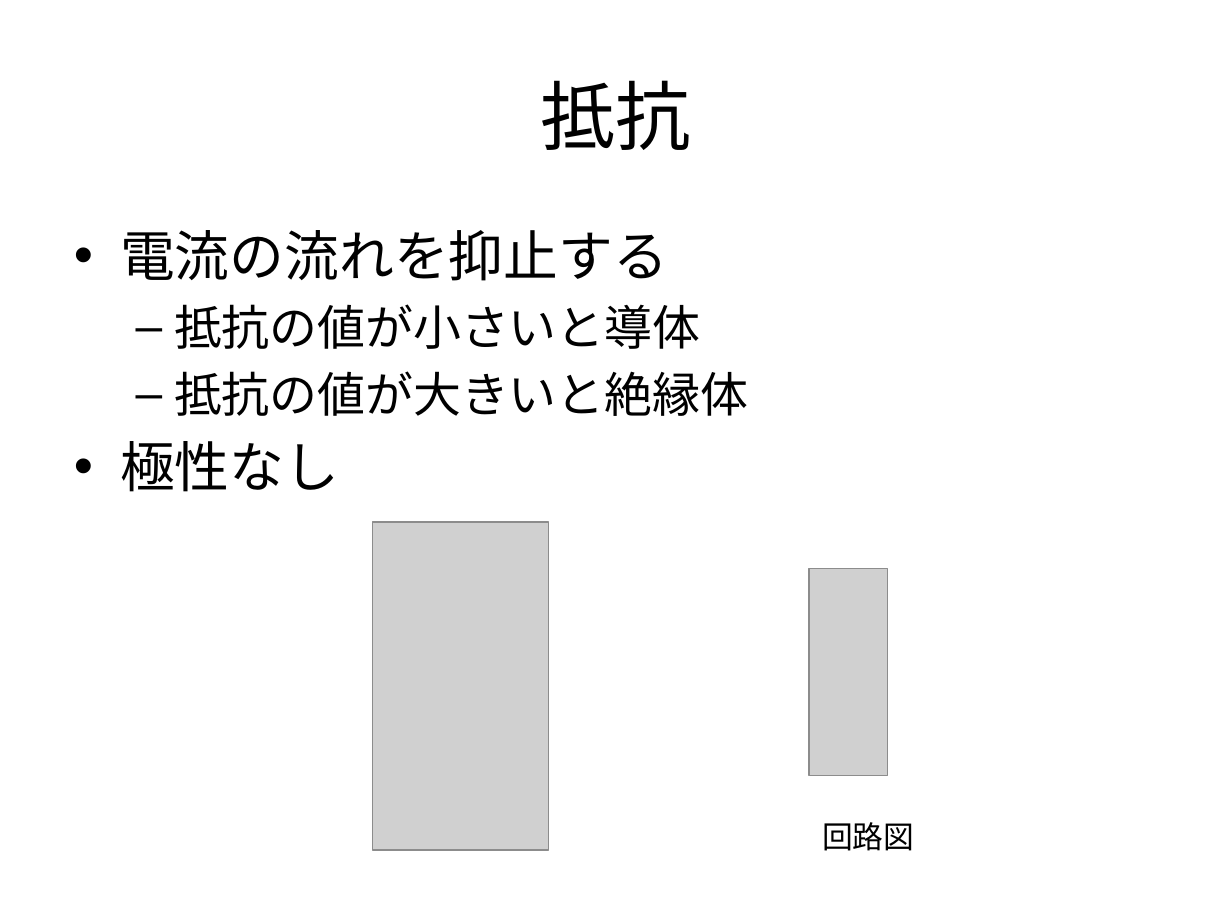
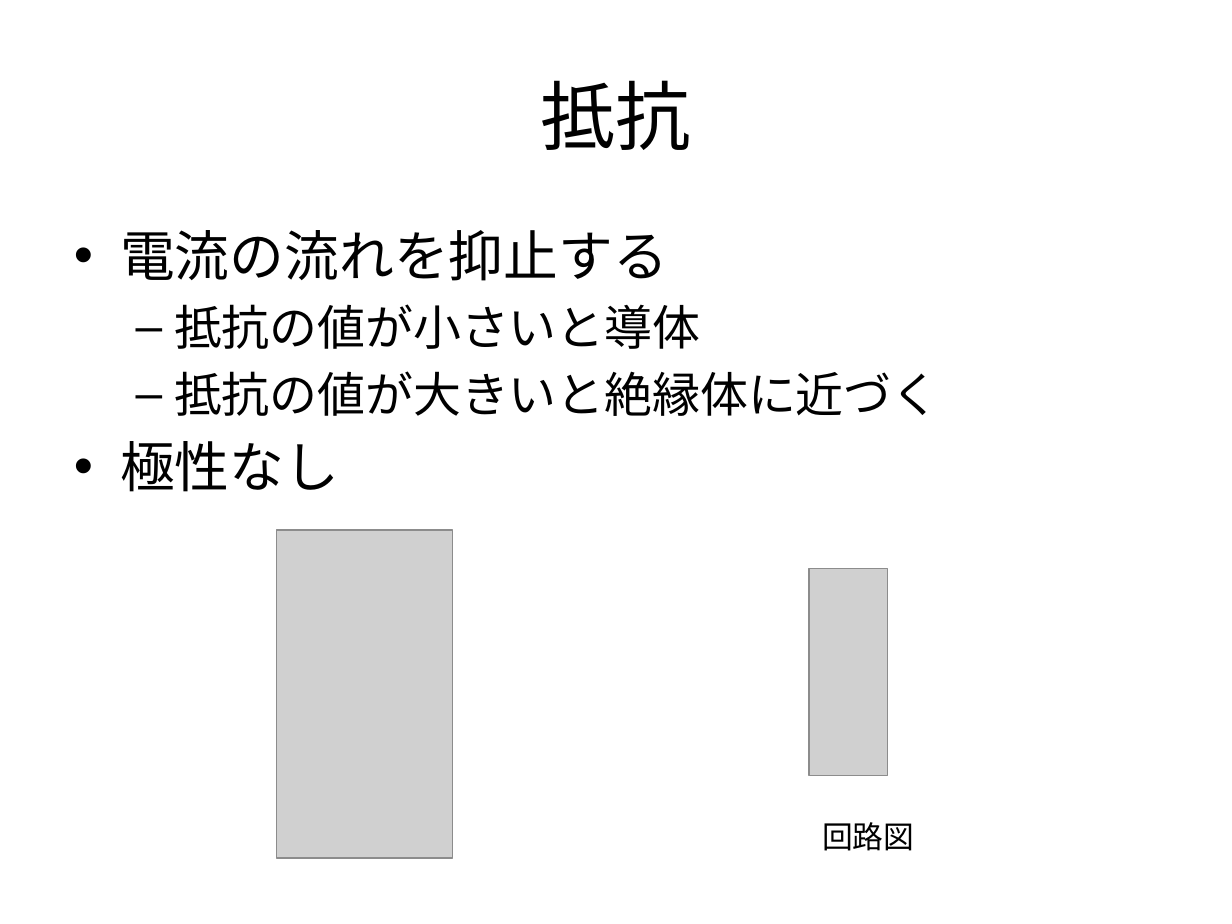
Before and after one commit to magoroku15/OpenAccessoryDemo, a slide deck: slide 16 of Doc/poorman's adk.pptx (slide 10 before the commit). Drawn at 1232x924 pixels with LibreOffice and Linux fonts; fonts in the diff are those of the drawing; grey boxes stand for pictures. Boxes give left, top, right and bottom in pixels: in the first picture for what was removed or moved away, otherwise in the second. Text is boxed around its words. In the diff, an @@ line names an element or a change of style, - is before the commit and + after.

Commit message:
可変抵抗の記述を追加

```diff
--- a/Doc/poorman's adk.pptx
+++ b/Doc/poorman's adk.pptx
@@ text at (174, 371, 940, 416): text changed @@
-  – 抵抗の値が大きいと絶縁体
+  – 抵抗の値が大きいと絶縁体に近づく
@@ picture added at (276, 530, 452, 857) @@
@@ picture removed at (372, 522, 548, 850) @@
```
Also in this commit, not shown: 6 other slides changed, 7 slides added, 3 other files.
